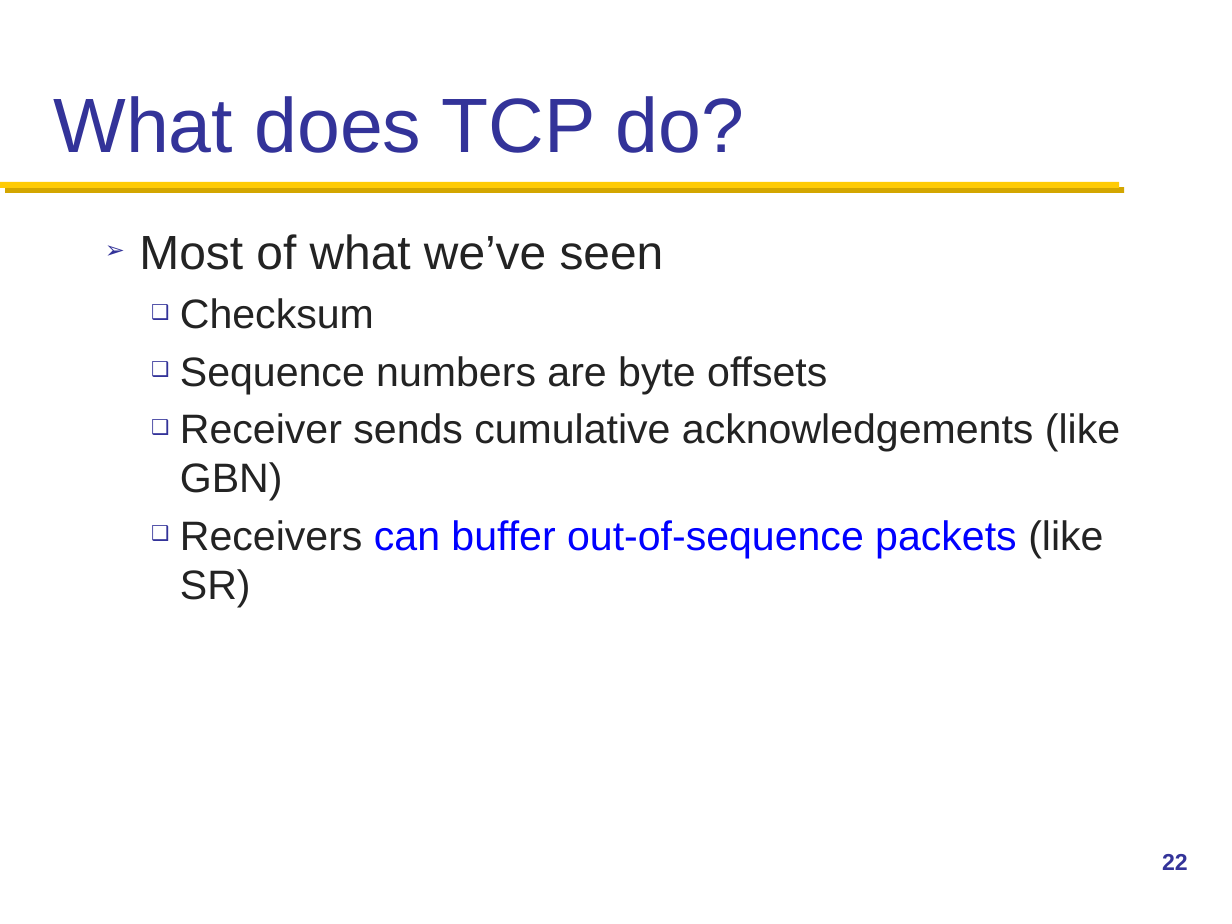
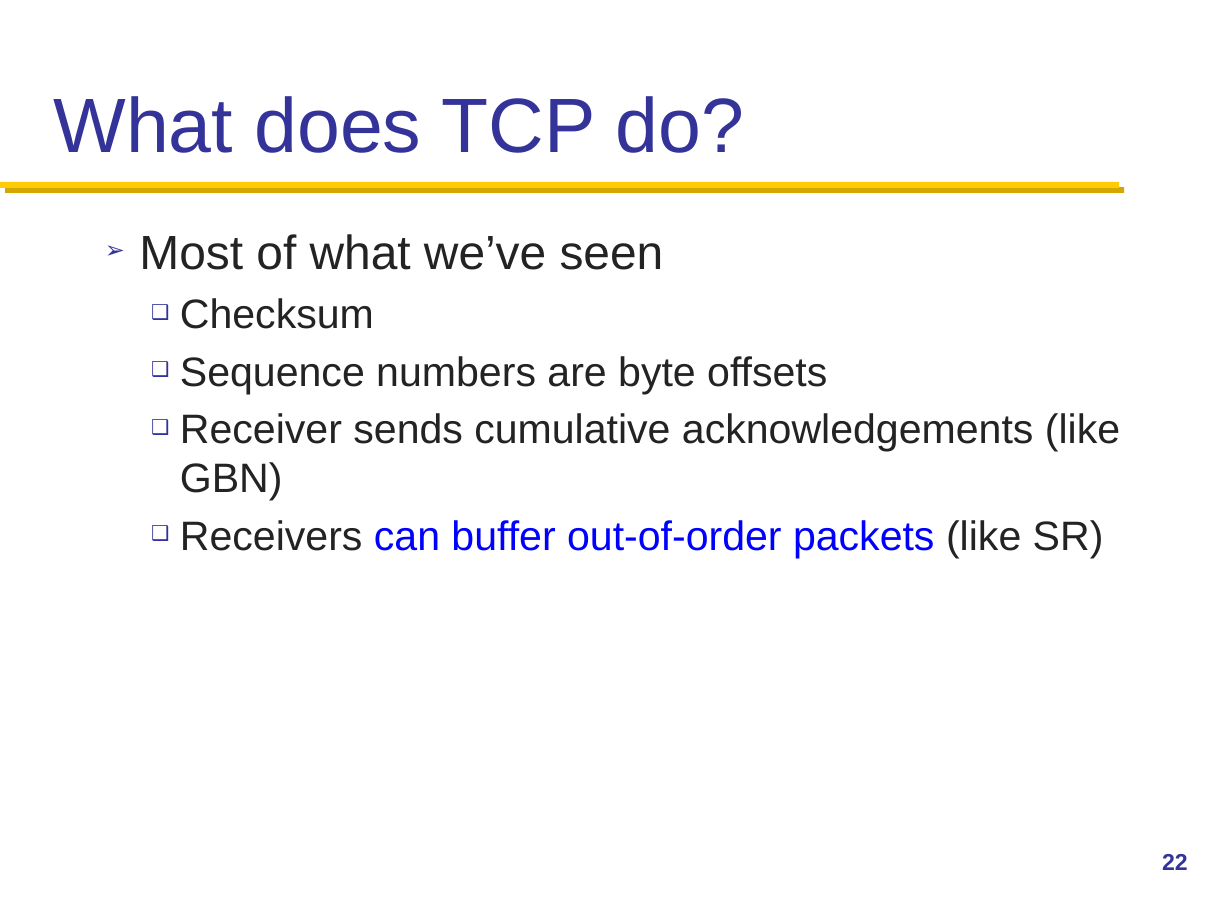
Before and after one commit to henryhxu/CSCI4430-ESTR4120, a slide deck: slide 22 of lec/lec7.pptx. Drawn at 1232x924 pixels with LibreOffice and Linux fonts; fonts in the diff are those of the drawing. Boxes give left, top, right and bottom in pixels: in the first picture for what was removed or moved away, otherwise in the second. Text is boxed around its words. In the diff, an @@ line names an element or a change of style, - is before the commit and + after.

```diff
--- a/lec/lec7.pptx
+++ b/lec/lec7.pptx
@@ text at [180,520,1104,558]: text changed @@
-  ❑ Receivers can buffer out-of-sequence packets (like SR)
+  ❑ Receivers can buffer out-of-order packets (like SR)
```
Also in this commit, not shown: 10 other slides changed, 2 slides added.
